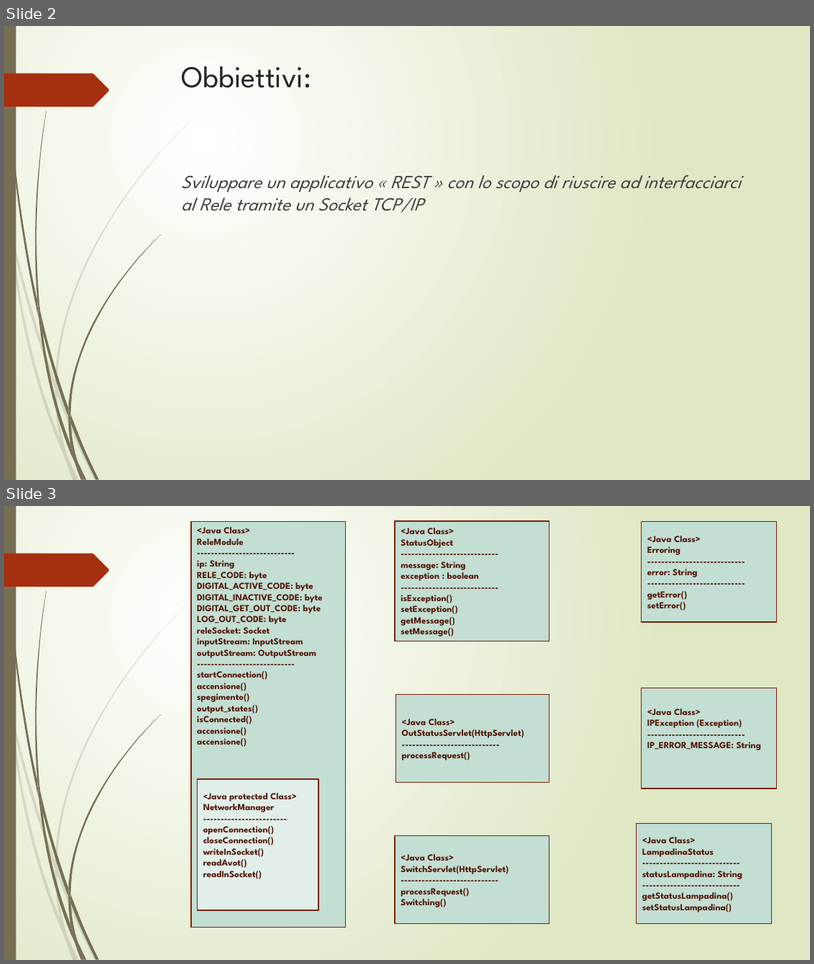
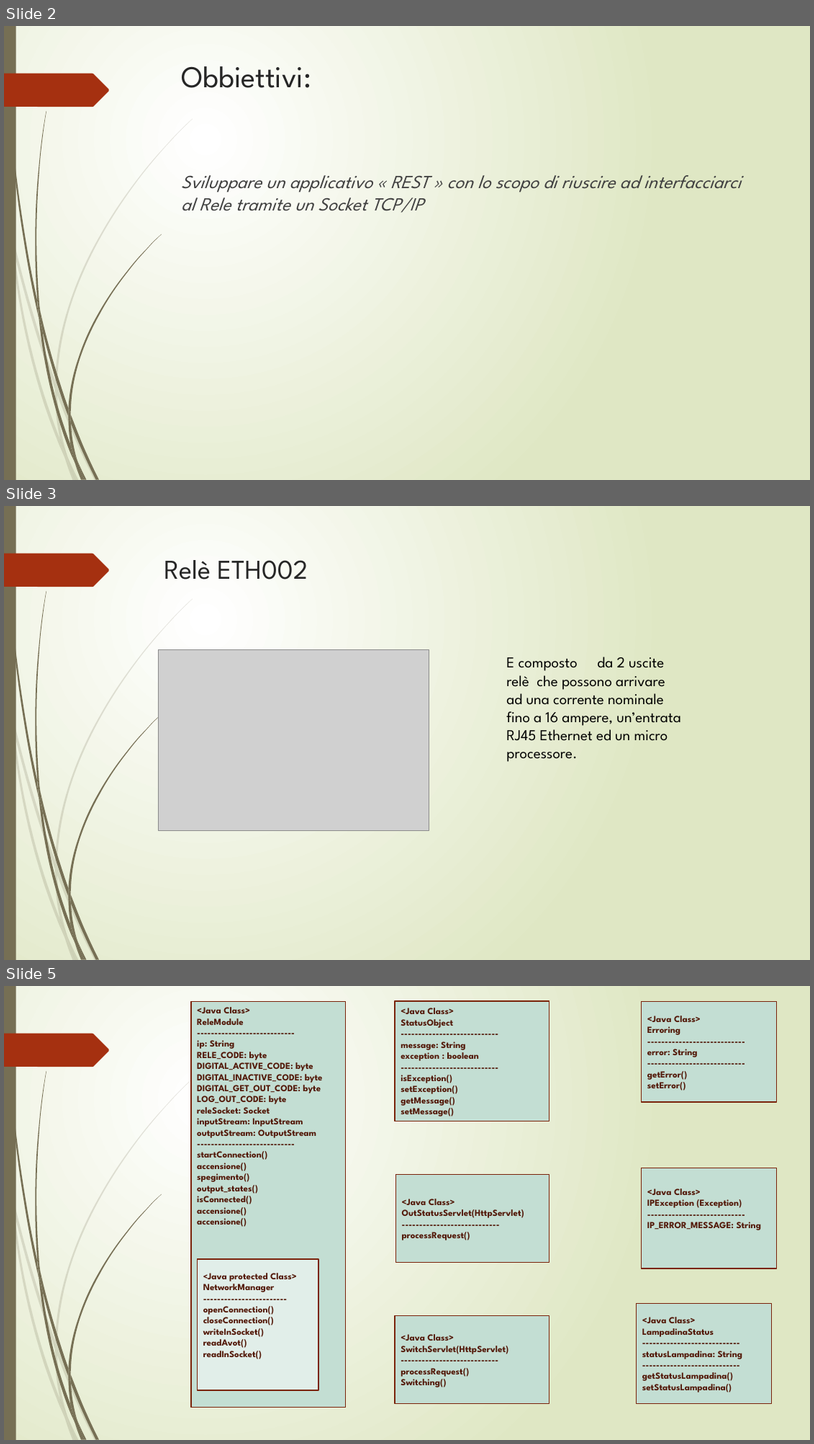
Before and after one commit to samuele794/Smart-Light-GestoreLuce2, a slide deck: Presentazione.pptx. Shown one above the other, each under a label of ours: slides 2 and 3 before the commit, slides 2, 3 and 5 after it; the slides between them are not shown. The pictures are 814x964 and 814x1444 pixels, drawn with LibreOffice and Linux fonts; fonts in the diff are those of the drawing; grey boxes stand for pictures. Boxes give left, top, right and bottom in pixels: in the first picture for what was removed or moved away, otherwise in the second. Text is boxed around its words. In the diff, an @@ line names an element or a change of style, - is before the commit and + after.

```diff
--- a/Presentazione.pptx
+++ b/Presentazione.pptx
@@ slide 3 added at (4, 506, 810, 960), background gradient #FFFFFF to #DFE8C4; not listed: 24 template elements that a slide beside it also shows @@
@@ title added at (164, 560, 308, 579), 32.4 pt, text #262626 @@
+Relè ETH002
@@ picture added at (158, 650, 430, 830) @@
@@ text added at (507, 656, 681, 762), 18 pt, text #000000 @@
+E composto da 2 uscite relè che possono arrivare ad una corrente nominale fino a 16 ampere, un’entrata RJ45 Ethernet ed un micro processore.
@@ what was slide 3 is now slide 5 @@
```
Also in this commit, not shown: 1 other slide added, 2 other files.
